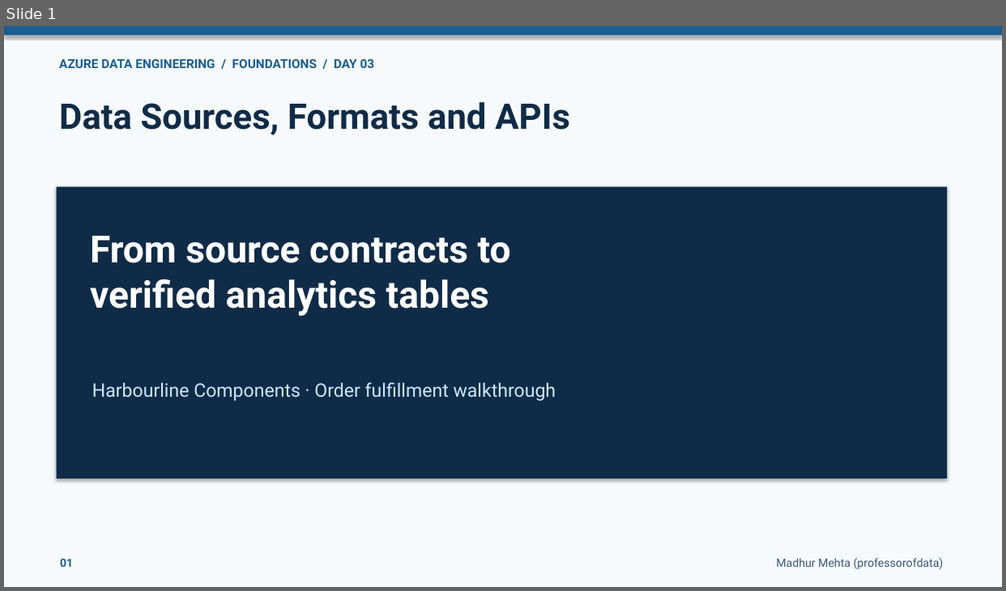
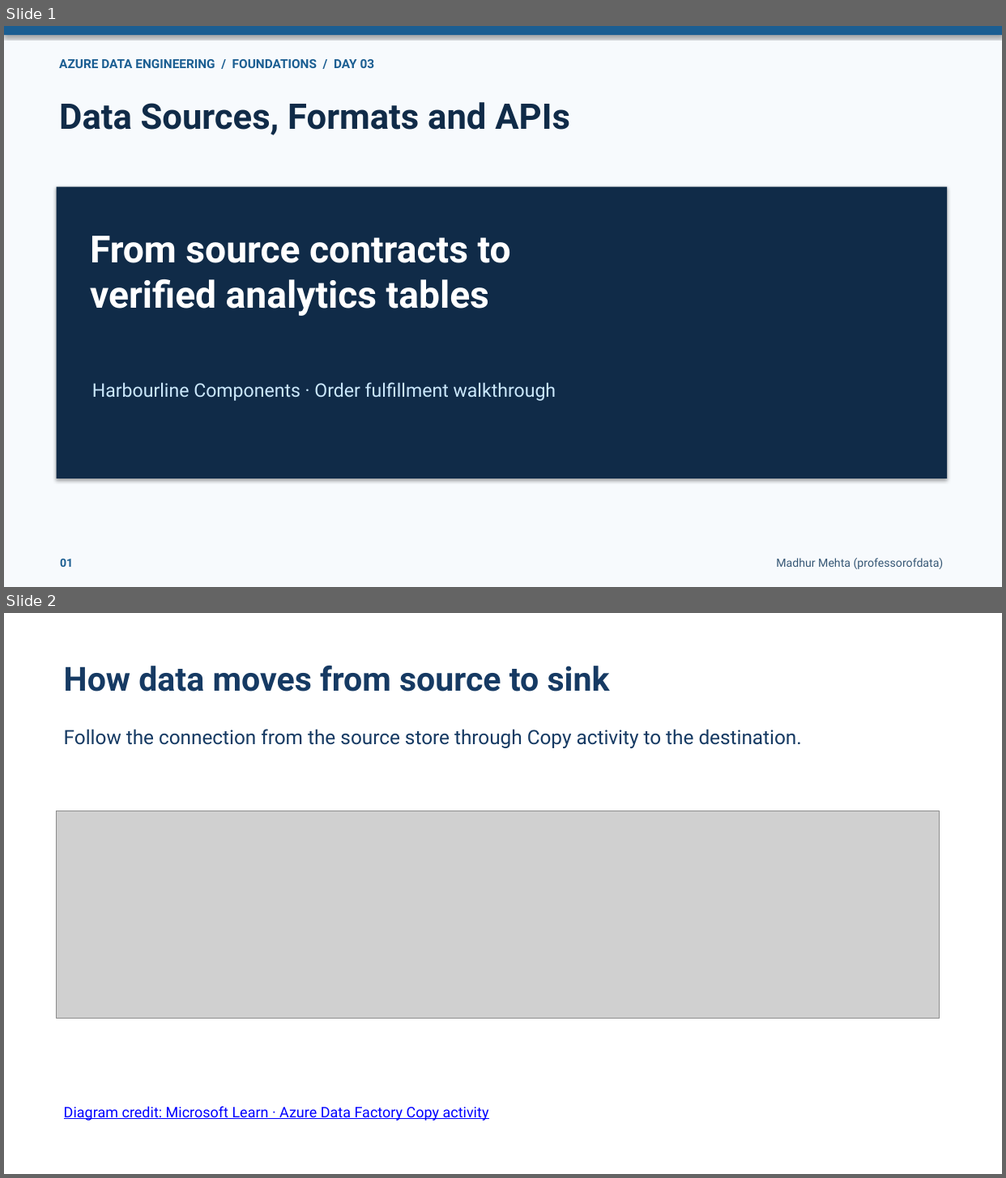
Before and after one commit to Techskills-Aus/azure-data-engineering, a slide deck: 01-data-engineering-foundations/03-data-sources-formats-and-apis/slides/Data Sources, Formats and APIs.pptx. Shown one above the other, each under a label of ours: slide 1 before the commit, slides 1 and 2 after it. The pictures are 1006x591 and 1006x1178 pixels, drawn with LibreOffice and Linux fonts; fonts in the diff are those of the drawing; grey boxes stand for pictures. Boxes give left, top, right and bottom in pixels: in the first picture for what was removed or moved away, otherwise in the second. Text is boxed around its words. In the diff, an @@ line names an element or a change of style, - is before the commit and + after.

Commit message:
Align Days 01–03 diagrams with Microsoft lesson references

```diff
--- a/01-data-engineering-foundations/03-data-sources-formats-and-apis/slides/Data Sources, Formats and APIs.pptx
+++ b/01-data-engineering-foundations/03-data-sources-formats-and-apis/slides/Data Sources, Formats and APIs.pptx
@@ slide 2 added at (4, 613, 1002, 1174), background #FFFFFF @@
@@ text added at (64, 665, 610, 692), 32 pt, text #163A63, bold @@
+How data moves from source to sink
@@ text added at (64, 729, 802, 749), 19 pt, text #163A63 @@
+Follow the connection from the source store through Copy activity to the destination.
@@ picture added at (57, 811, 940, 1019) @@
@@ text added at (64, 1106, 489, 1121), 14 pt, text #0000FF, underline @@
+Diagram credit: Microsoft Learn · Azure Data Factory Copy activity
```
Also in this commit, not shown: 11 slides changed, 10 other files.
